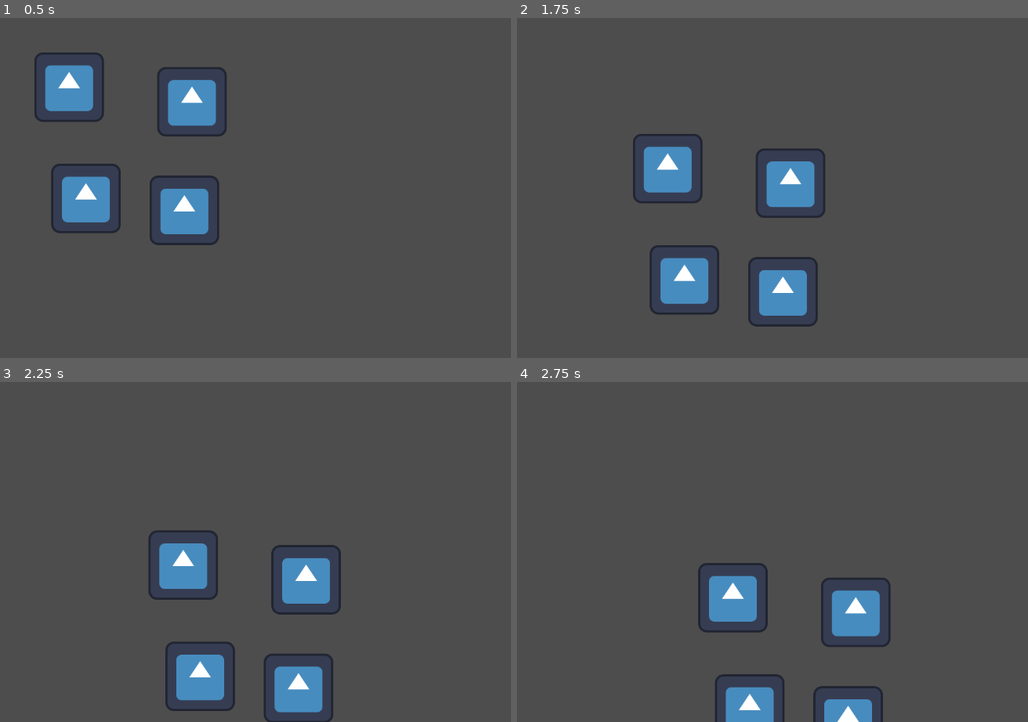
Above: before the commit, frames 1-4 (two rows, left to right).
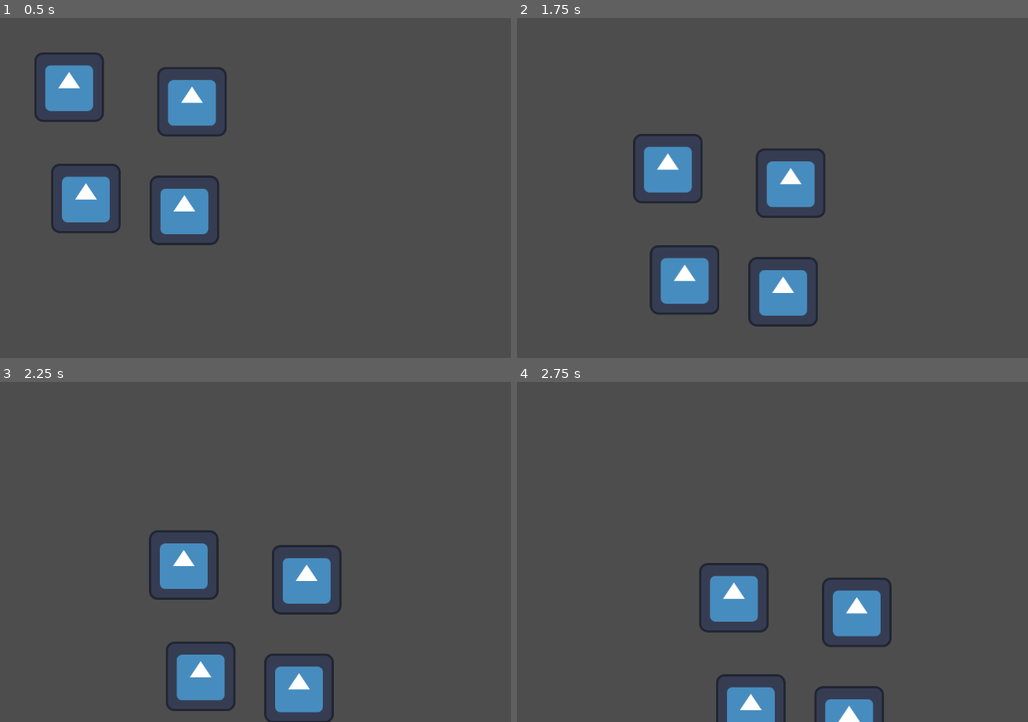
Above: after the commit, the same moments.

Repository: Lindsay-Lin/Lindsay-sva-gamedesign-demo
Game: Godot game, scene res://icon.tscn
Same seed, same stepped clock (60 frames per second), same inputs: the game is played once before the commit and once after it. The engine's default icon, where the game draws it, is replaced by a stand-in: a white triangle on a blue panel in a dark square.
Inputs:
- Up to frame 1 (0.5 s): no input
- Up to frame 2 (1.75 s): tap Enter (ui_accept) at 0.5, 1.35, 1.52 s; hold Enter (ui_accept) 0.53-1.28 s
- Up to frame 3 (2.25 s): tap Enter (ui_accept) at 1.82 s; hold Enter (ui_accept) from 2.03 s (still down)
- Up to frame 4 (2.75 s): keep holding Enter (ui_accept)

Frame 1 is identical in both runs. In frame 2, 0.1% of the frame differs, in the area x 25-59%, y 38-87%; in frame 3, 0.5%; in frame 4, 0.8%, in the area x 35-74%, y 53-100%.

Commit message:
more change

Diff:
--- a/Lab2/icon.gd
+++ b/Lab2/icon.gd
@@ -12,9 +12,9 @@
 	print("Hello World!")
 	print(position.x)
 
+
 #func _input(event: InputEvent) -> void:
 	#print(event)
-
 
 
 
@@ -25,4 +25,17 @@
 	position.x += speed
 	position.y += speed
 
+	# player press space
+	if Input.is_action_pressed("ui_accept"):
+
+		moving = true
+		position.x += speed * delta
+
+		print("Moving")
+
+	else:
+
+		moving = false
+		print("Not moving")
+
 	pass
